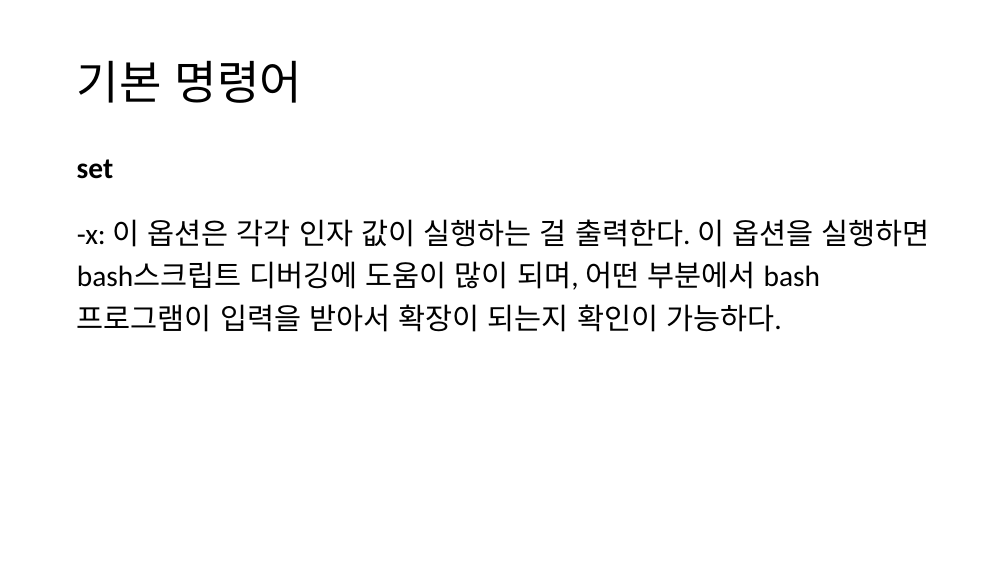
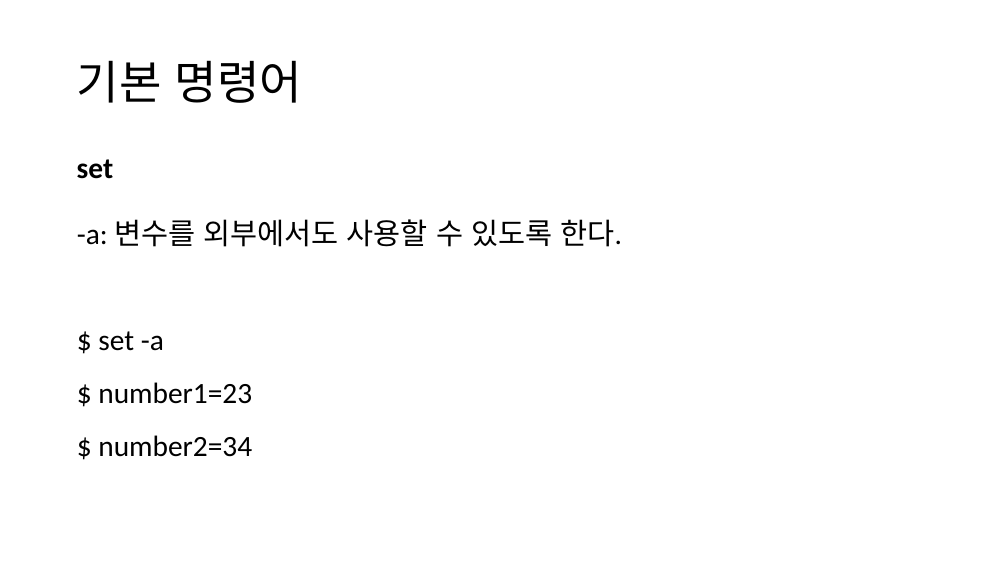
Before and after one commit to tangt64/training_memos, a slide deck: slide 73 of 쉘 + 앤서블.pptx (slide 65 before the commit). Drawn at 1008x567 pixels with LibreOffice and Linux fonts; fonts in the diff are those of the drawing. Boxes give left, top, right and bottom in pixels: in the first picture for what was removed or moved away, otherwise in the second. Text is boxed around its words. In the diff, an @@ line names an element or a change of style, - is before the commit and + after.

```diff
--- a/쉘 + 앤서블.pptx
+++ b/쉘 + 앤서블.pptx
@@ text at box(77, 219, 623, 457): text changed @@
--x: 이 옵션은 각각 인자 값이 실행하는 걸 출력한다. 이 옵션을 실행하면 bash스크립트 디버깅에 도움이 많이 되며, 어떤 부분에서 bash프로그램이 입력을 받아서 확장이 되는지 확인이 가능하다.
+-a: 변수를 외부에서도 사용할 수 있도록 한다.
+$ set -a
+$ number1=23
+$ number2=34
```
Also in this commit, not shown: 18 other slides changed, 24 slides added, 1 slide removed.
